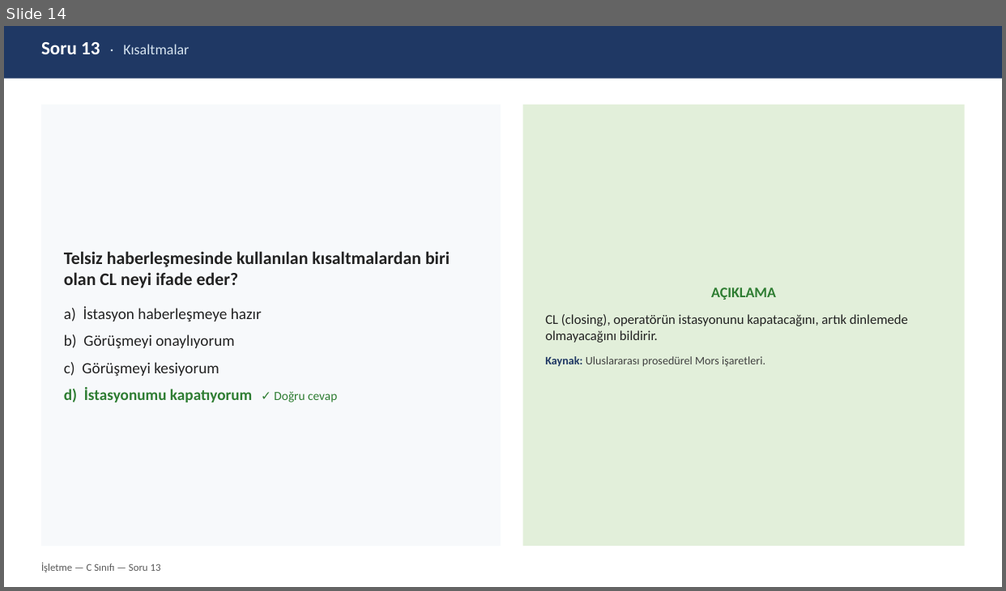
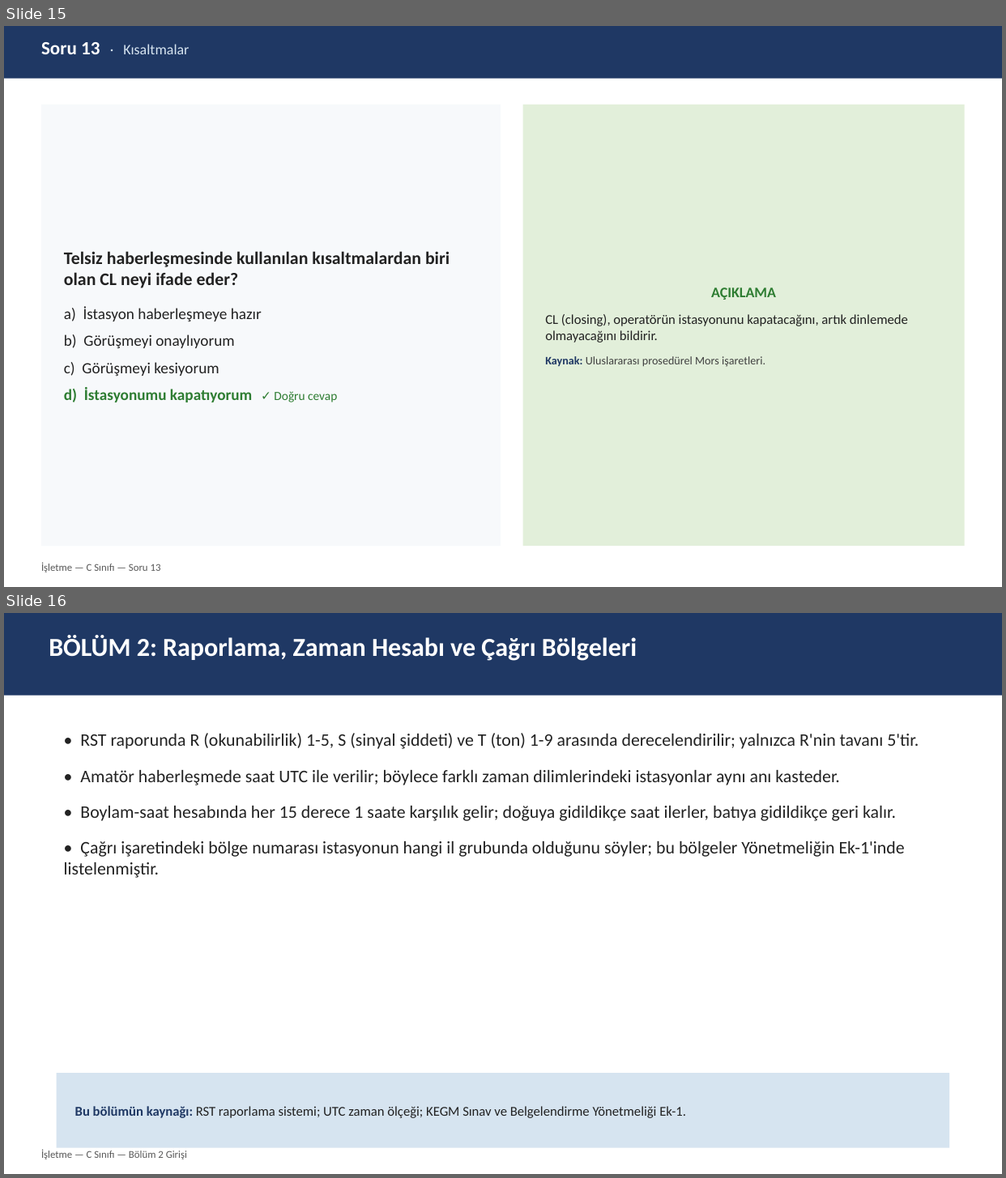
Before and after one commit to TA3HRJ/amator-telsiz-egitimi, a slide deck: Amator_Telsizcilik_C_Isletme_Sinav_Hazirlik_v1.0.pptx. Shown one above the other, each under a label of ours: slide 14 before the commit, slides 15 and 16 after it. The pictures are 1006x591 and 1006x1178 pixels, drawn with LibreOffice and Linux fonts; fonts in the diff are those of the drawing. Boxes give left, top, right and bottom in pixels: in the first picture for what was removed or moved away, otherwise in the second. Text is boxed around its words. In the diff, an @@ line names an element or a change of style, - is before the commit and + after.

```diff
--- a/Amator_Telsizcilik_C_Isletme_Sinav_Hazirlik_v1.0.pptx
+++ b/Amator_Telsizcilik_C_Isletme_Sinav_Hazirlik_v1.0.pptx
@@ slide 16 added at [4, 613, 1002, 1174], background #FFFFFF @@
@@ rectangle added at [4, 613, 1002, 696], fill #1F3864 @@
@@ text added at [49, 635, 637, 661], 25 pt, text #FFFFFF, bold @@
+BÖLÜM 2: Raporlama, Zaman Hesabı ve Çağrı Bölgeleri
@@ text added at [64, 733, 918, 878], 17 pt, text #222222 @@
+• RST raporunda R (okunabilirlik) 1-5, S (sinyal şiddeti) ve T (ton) 1-9 arasında derecelendirilir; yalnızca R'nin tavanı 5'tir.
+• Amatör haberleşmede saat UTC ile verilir; böylece farklı zaman dilimlerindeki istasyonlar aynı anı kasteder.
+• Boylam-saat hesabında her 15 derece 1 saate karşılık gelir; doğuya gidildikçe saat ilerler, batıya gidildikçe geri kalır.
+• Çağrı işaretindeki bölge numarası istasyonun hangi il grubunda olduğunu söyler; bu bölgeler Yönetmeliğin Ek-1'inde listelenmiştir.
@@ rectangle added at [57, 1073, 949, 1148], fill #D6E4F0, 13 pt, text #222222 @@
+Bu bölümün kaynağı: RST raporlama sistemi; UTC zaman ölçeği; KEGM Sınav ve Belgelendirme Yönetmeliği Ek-1.
@@ text added at [41, 1149, 187, 1160], 10 pt, text #595959 @@
+İşletme — C Sınıfı — Bölüm 2 Girişi
@@ what was slide 14 is now slide 15 @@
```
Also in this commit, not shown: 7 other slides added, 5 other files.
